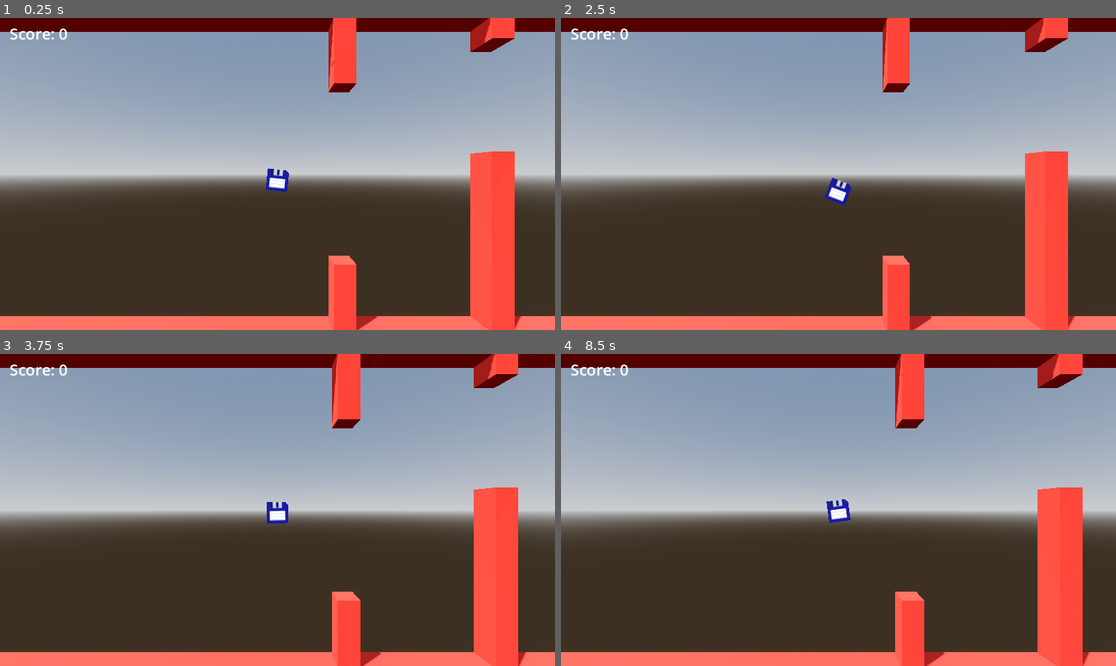
Above: before the commit, frames 1-4 (two rows, left to right).
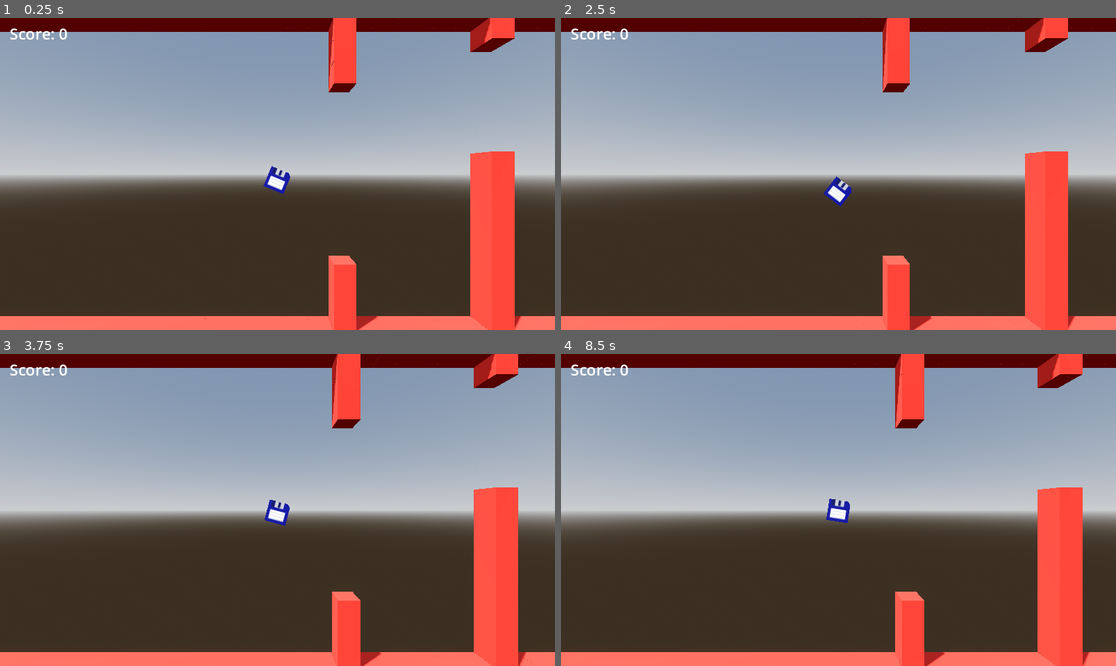
Above: after the commit, the same moments.

Repository: Trouperton/Floppy-Disk-Godot
Game: Godot game, scene res://scenes/Test_Level.tscn
Same seed, same stepped clock (60 frames per second), same inputs: the game is played once before the commit and once after it. The project has no main scene, so this scene is started directly.
Inputs:
- Up to frame 1 (0.25 s): no input
- Up to frame 2 (2.5 s): hold W (dash_up) 0.53-1.28 s; tap Space (jump) at 0.77, 1.52 s; hold S (dash_down) 1.28-2.03 s; hold W (dash_up) from 2.03 s (still down)
- Up to frame 3 (3.75 s): tap Space (jump) at 3.02 s; release W (dash_up) at 3.53 s; hold S (dash_down) from 3.53 s (still down)
- Up to frame 4 (8.5 s): tap Space (jump) at 3.77, 4.52, 6.02, 6.77, 7.52 s; release S (dash_down) at 5.78 s; hold W (dash_up) 5.78-8.03 s; hold S (dash_down) from 8.03 s (still down)

The runs differ from the first frame. In frame 1, 0.2% of the frame differs, in the area x 47-53%, y 47-57%; in frame 2, 0.2%, in the area x 47-53%, y 50-61%; in frame 3, 0.2%; in frame 4, 0.2%.

Commit message:
Move floppy rotation logic into animate()
Relocates the match block that adjusts the "Floppy Disk" rotation from dash() into animate() so rotation updates occur every time animate() runs (based on rising/falling state) rather than only during dash handling. Removes the duplicate block from dash() to centralize animation logic and ensure consistent rotation behavior.

Diff:
--- a/code/scripts/CharacterController.gd
+++ b/code/scripts/CharacterController.gd
@@ -38,17 +38,17 @@
 			velocity.y = -vertical_dash_velocity
 			start_dash_cooldown()
 
+func animate():
+	if velocity.y > 0:
+		animation_state = Animation_States.RISING
+	else:
+		animation_state = Animation_States.FALLING
+
 	match animation_state:
 		Animation_States.RISING:
 			$"Floppy Disk".rotation_degrees.z = 15
 		Animation_States.FALLING:
 			$"Floppy Disk".rotation_degrees.z -= 1.5
-
-func animate():
-	if velocity.y > 0:
-		animation_state = Animation_States.RISING
-	else:
-		animation_state = Animation_States.FALLING
 
 func start_dash_cooldown():
 	can_dash = false
